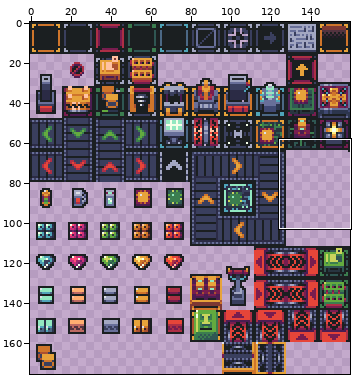
Sprite sheet -- frontend/public/sprites/factory.png. Above, an overview of the earlier version with the close-up marked.
Close-up. Old version:
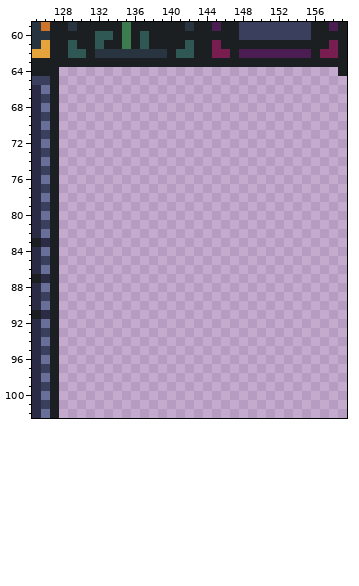
The file is 160x176 pixels. Colours within 5 levels of each other are drawn and written as one. Shown: x 125..159, y 59..102.
The result:
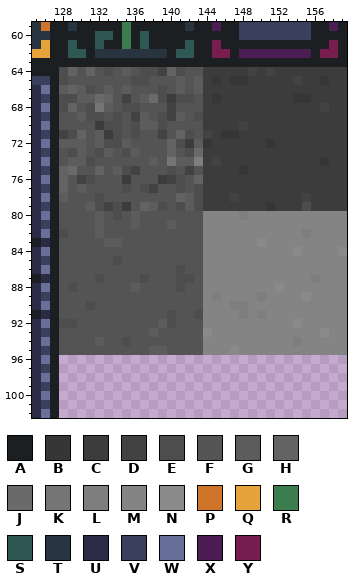
Palette (. is transparent): A #1b1f21  B #363636  C #3c3c3c  D #424242  E #4d4d4d  F #545454  G #5c5c5c  H #636363  J #6a6a6a  K #757575  L #7e7e7e  M #848484  N #8a8a8a  P #cf752b  Q #e7a33b  R #3b7d4f  S #2f5753  T #283540  U #2b2b45  V #3a3f5e  W #686f99  X #4b1d52  Y #781d4f
The exact change:
@@ x 125..159 @@
  63 AAAAAAAAAAAAAAAAAAAAAAAAAAAAAAAAAAA
- 64 AAA...............................A
- 65 VVA................................
- 66 UWA................................
- 67 UVA................................
- 68 UWA................................
- 69 UVA................................
- 70 UWA................................
- 71 UVA................................
- 72 UWA................................
- 73 UVA................................
- 74 UWA................................
- 75 UVA................................
- 76 UWA................................
- 77 UVA................................
- 78 UWA................................
- 79 UVA................................
- 80 UWA................................
- 81 UVA................................
- 82 UWA................................
- 83 AUA................................
- 84 UWA................................
- 85 UVA................................
- 86 UWA................................
- 87 AUA................................
- 88 UWA................................
- 89 UVA................................
- 90 UWA................................
- 91 AUA................................
- 92 UWA................................
- 93 UVA................................
- 94 UWA................................
- 95 UVA................................
+ 64 AAAEHFHFEFGFEEDHEFFCCCCCDCDCCCCCCCC
+ 65 VVAEFFFFFFFEEFFFGFGCBCBBCCCCCDCCBCC
+ 66 UWAGHGEFGFGFFFEFGFGCCCCCCCCCCCCCCCC
+ 67 UVAEEGGJHFDFGJECEEFCBCCCCCCCCBBCCCC
+ 68 UWAEHFEKGFEEFFFDFFFCCCCCCCCCCCCCDCC
+ 69 UVAFFGEEFEFDGFEDGFECCCCCCCCCCCCCCCC
+ 70 UWAFFFFCEEFEGGEFFFFCCCCDCCCCCCCCCCC
+ 71 UVADEHFGCEFEFFDFHEFDCBBCCCCCCCCCCCC
+ 72 UWAGGGFGEEGFFFFHECGBCCCCCCBCCCCCCCC
+ 73 UVAFEGFEGFEGFFFHFEJCCCCCCCCCCCCCCCC
+ 74 UWAFGGEFFFFFFGFKGGLCDCCCCCCCCCCCBCC
+ 75 UVAHJFFHFGEDFFFEFDFCCCCBCCCCCCCCCCC
+ 76 UWAHFDEFFFCFFFCDEFHCCCCCCCCCCCCCCCC
+ 77 UVAHFGFFFFEFEDFFEFECCCCCCCCCCCCCCCC
+ 78 UWAGFFFEFFFFFFFFHGECCCDCCCCCCCDCCCC
+ 79 UVAFFFGEDECFHGEFEGECCCCCCCBCCCECCCC
+ 80 UWAFFFFGFEFGFFFFFFFMMMMLMMMMMMMMMMM
+ 81 UVAFFFFGFFFGFFFGFFFMMMMMMMMMMMMMMMM
+ 82 UWAEFFFGFFFFFFFFFFFMMMMMMMMMMMLMMMM
+ 83 AUAFFFFFGGFFFFFFFFFMMMMMMNMMMMMMMMM
+ 84 UWAFFFFFFFFFFFFFFFFMMMMMMMMMMNMMMMN
+ 85 UVAFFFFFFEFFFFFFFFFMMMMMMMMMMMMMMMM
+ 86 UWAFFFFFFFFFFFFFEFFMMMMMMMMMMMMMMMM
+ 87 AUAFFFFEFFFFEFFFEEFMMMMMMMMMMMMLMMM
+ 88 UWAFEFFFFFFGFFFFEFFMMMMMMMMNMMMMMMM
+ 89 UVAFFFFFFFFFFFFFFFFMLMMMMLMMMMNMMMM
+ 90 UWAFFFEFFFFFFFFFFFFMMMLLMMMMMMMMMMM
+ 91 AUAFFFFFFFFFFFFEFFEMMMMLMLMMMMMMMMM
+ 92 UWAEEFFFFFFFFFGEFFFMMMMMMMMMMNMMMMM
+ 93 UVAFFFFFFFFFFGFFFFFNMMMMMMMMMMMMNMM
+ 94 UWAFFFFGFFEFFFFFFFFMMMMMMMMMMLMMMMM
+ 95 UVAFFFFFFFFFFGGFFFFMMMNMMMMMMMMMMMM
  96 UWA................................
Boxes around the changes in both close-ups, in picture pixels (x1, y1, x2, y2):
changed: (59, 67, 347, 355)
